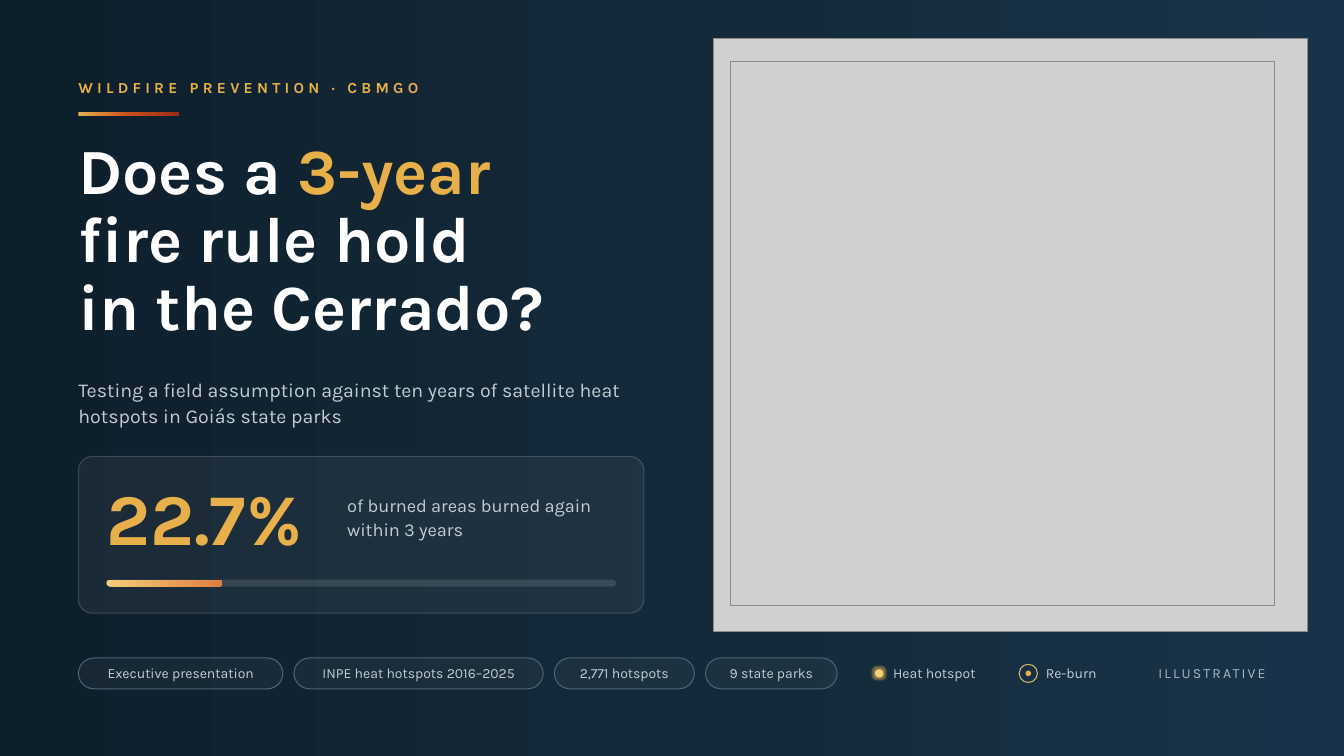
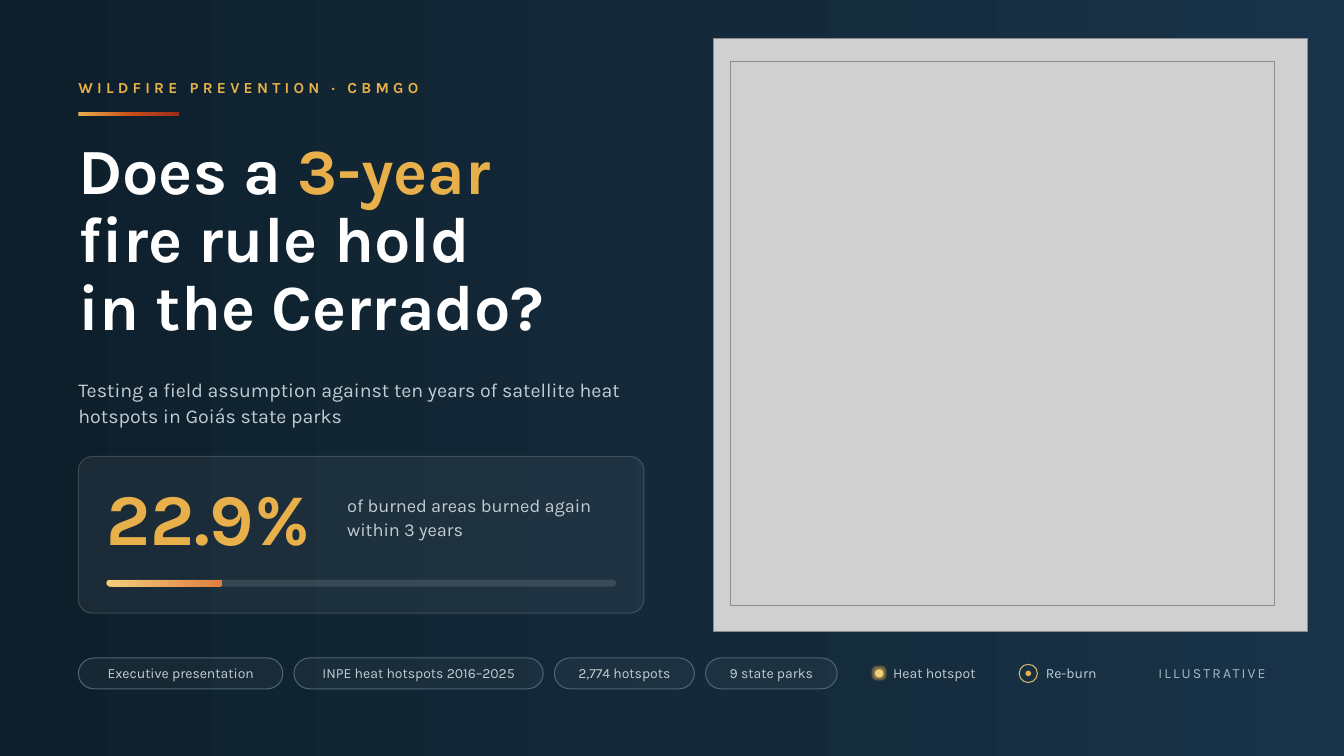
Before and after one commit to wiwirodrigues/goias-wildfire-hotspots-bi-, a slide deck: slide 1 of assets/executive_presentation_wildfires_cerrado_goias.pptx. Drawn at 1344x756 pixels with LibreOffice and Linux fonts; fonts in the diff are those of the drawing; grey boxes stand for pictures. Boxes give left, top, right and bottom in pixels: in the first picture for what was removed or moved away, otherwise in the second. Text is boxed around its words. In the diff, an @@ line names an element or a change of style, - is before the commit and + after.

```diff
--- a/assets/executive_presentation_wildfires_cerrado_goias.pptx
+++ b/assets/executive_presentation_wildfires_cerrado_goias.pptx
@@ text at (106,497,310,546): text changed @@
-22.7%
+22.9%
@@ text in rounded rectangle at (578,668,670,681): text changed @@
-2,771 hotspots
+2,774 hotspots
```
Also in this commit, not shown: 11 other slides changed, 1 other file.
